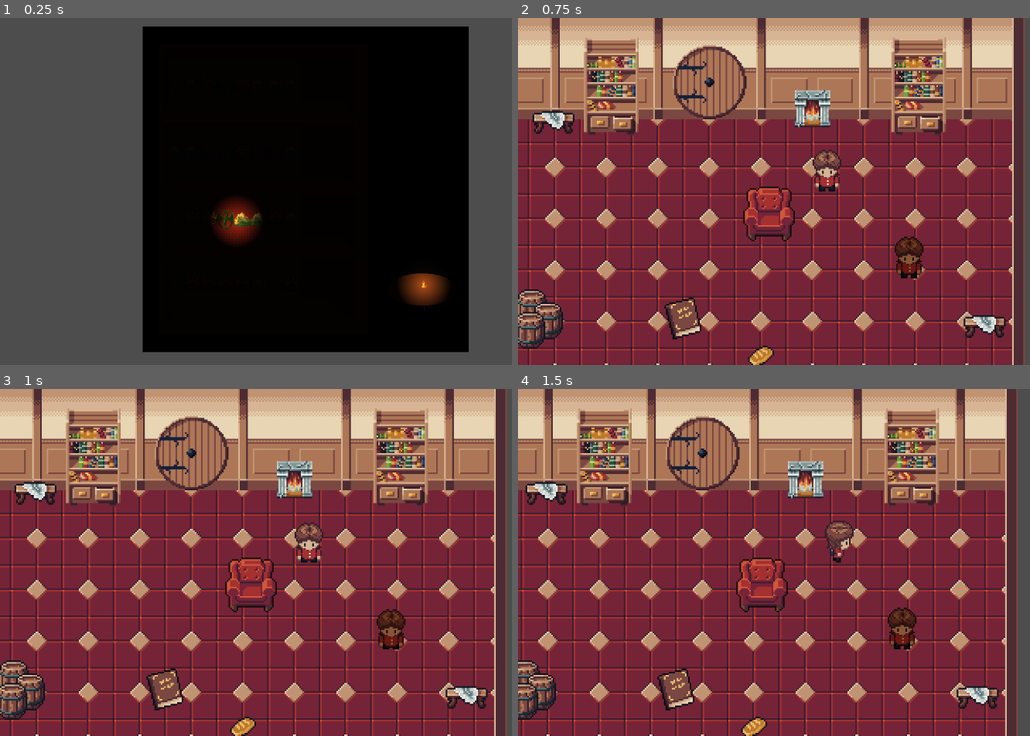
Above: before the commit, frames 1-4 (two rows, left to right).
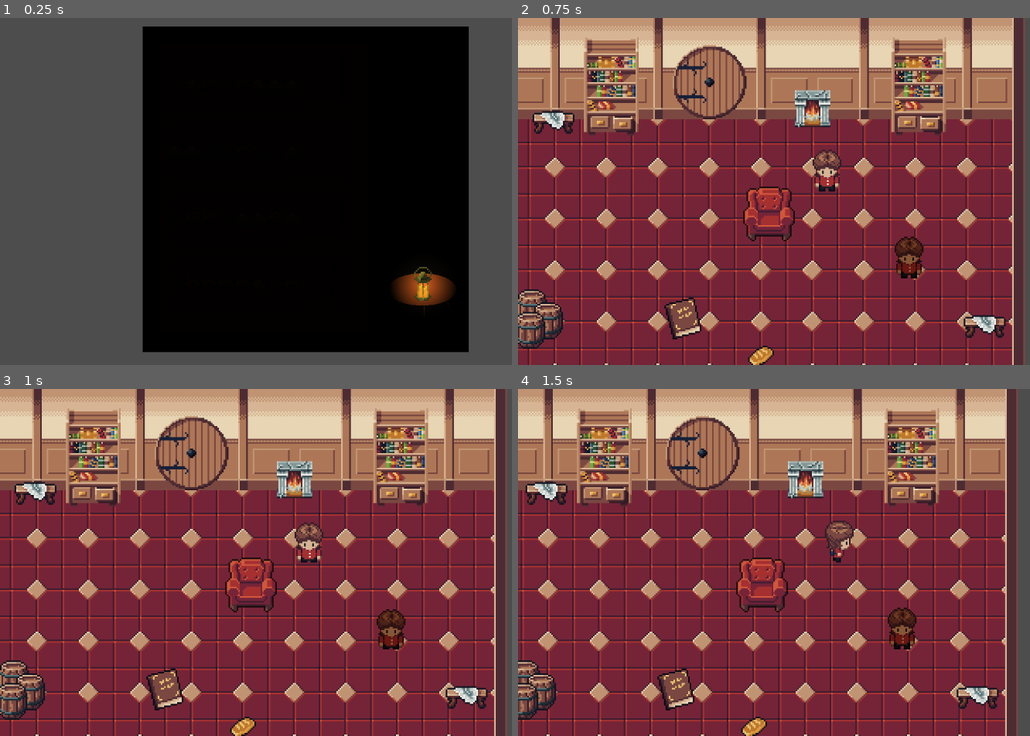
Above: after the commit, the same moments.

Repository: peterakerblom/hoblib
Game: Godot game, scene res://scenes/minigame/books_in_shelf.tscn
The game is run twice, just before and just after one commit, with the same random seed, the same clock (stepped at 60 frames per second) and the same inputs. This scene is started directly instead of the project's main scene.
Inputs (mouse positions are in pixels of both pictures, inside the frame that each line leads up to):
- Up to frame 1 (0.25 s): no input
- Up to frame 2 (0.75 s): click (692, 87) at 0.52 s
- Up to frame 3 (1 s): no input
- Up to frame 4 (1.5 s): move the mouse to (963, 545) at 1.27 s; hold Right (right) from 1.28 s (still down); tap E (interact) at 1.35 s; click (963, 545) at 1.42 s

The runs differ from the first frame. In frame 1, 1.9% of the frame differs, in the area x 41-89%, y 51-86%; in frame 2, nothing differs; in frame 3, nothing differs; in frame 4, nothing differs.

Commit message:
pickup light

Diff:
--- a/scenes/minigame/books_in_shelf.tscn
+++ b/scenes/minigame/books_in_shelf.tscn
@@ -2,12 +2,12 @@
 
 [ext_resource type="Script" uid="uid://btaurpq0smli8" path="res://scripts/minigame/books_in_shelf.gd" id="1_31w8l"]
 [ext_resource type="Texture2D" uid="uid://b2udnghf50le7" path="res://assets/sprites/minigame_shelf_640.png" id="1_gnhes"]
-[ext_resource type="Texture2D" uid="uid://yqna1apixot1" path="res://assets/lantern_32.png" id="2_nxuge"]
 [ext_resource type="PackedScene" uid="uid://ck57qaebauog1" path="res://scenes/minigame/shelf_light_source.tscn" id="4_d00ta"]
 
 [node name="BooksInShelf" type="Control" unique_id=1870269912]
 layout_mode = 3
 anchors_preset = 0
+mouse_filter = 1
 script = ExtResource("1_31w8l")
 
 [node name="MarginContainer2" type="MarginContainer" parent="." unique_id=1166349524]
@@ -21,13 +21,6 @@
 layout_mode = 2
 texture = ExtResource("1_gnhes")
 
-[node name="Lantern32" type="Sprite2D" parent="MarginContainer2/TextureRect" unique_id=493257101]
-visible = false
-texture_filter = 1
-position = Vector2(536, 474)
-scale = Vector2(3.5, 3.5)
-texture = ExtResource("2_nxuge")
-
 [node name="MarginContainer" type="MarginContainer" parent="MarginContainer2" unique_id=1835840000]
 layout_mode = 2
 theme_override_constants/margin_left = 63
@@ -37,10 +30,7 @@
 layout_mode = 2
 
 [node name="CanvasModulate" type="CanvasModulate" parent="." unique_id=1509717559]
-color = Color(0.033153206, 0.023577588, 0.016712895, 1)
+color = Color(0.022446537, 0.016833162, 0.011220141, 1)
 
 [node name="ShelfLightSource" parent="." unique_id=227689962 instance=ExtResource("4_d00ta")]
 position = Vector2(790, 498)
-
-[node name="ShelfLightSource2" parent="." unique_id=971252498 instance=ExtResource("4_d00ta")]
-position = Vector2(441, 379)
--- a/scenes/minigame/shelf_light_source.tscn
+++ b/scenes/minigame/shelf_light_source.tscn
@@ -1,25 +1,29 @@
 [gd_scene format=3 uid="uid://ck57qaebauog1"]
 
-[ext_resource type="Texture2D" uid="uid://bltk8mvpjhyri" path="res://assets/candle_16.png" id="1_2cyor"]
+[ext_resource type="Texture2D" uid="uid://yqna1apixot1" path="res://assets/lantern_32.png" id="1_63yqq"]
+[ext_resource type="Script" uid="uid://b05urocrpaes1" path="res://scripts/minigame/shelf_light_source.gd" id="1_v7ii7"]
 [ext_resource type="Texture2D" uid="uid://b4rsck2tc0h0b" path="res://assets/other/2d_lights_and_shadows_neutral_point_light.bBSkWal0.webp" id="2_63yqq"]
 
 [sub_resource type="RectangleShape2D" id="RectangleShape2D_ynxr4"]
-size = Vector2(5, 13)
+size = Vector2(33, 63)
 
-[node name="ShelfLightSource" type="Node2D" unique_id=227689962]
-
-[node name="Area2D" type="Area2D" parent="." unique_id=2136580027]
-
-[node name="Sprite2D" type="Sprite2D" parent="Area2D" unique_id=1488891090]
-texture_filter = 1
-texture = ExtResource("1_2cyor")
-
-[node name="CollisionShape2D" type="CollisionShape2D" parent="Area2D" unique_id=1815109757]
-position = Vector2(-0.5, -0.5)
-shape = SubResource("RectangleShape2D_ynxr4")
+[node name="ShelfLightSource" type="Area2D" unique_id=968210745]
+script = ExtResource("1_v7ii7")
 
 [node name="PointLight2D" type="PointLight2D" parent="." unique_id=1574923922]
 color = Color(1, 0.7490196, 0.27058825, 0.7058824)
-energy = 2.0
+energy = 2.5
 texture = ExtResource("2_63yqq")
-texture_scale = 0.4
+texture_scale = 0.5
+
+[node name="Sprite2D" type="Sprite2D" parent="." unique_id=1488891090]
+texture_filter = 1
+scale = Vector2(3, 3)
+texture = ExtResource("1_63yqq")
+
+[node name="CollisionShape2D" type="CollisionShape2D" parent="." unique_id=1815109757]
+position = Vector2(-1.5, -1.5)
+shape = SubResource("RectangleShape2D_ynxr4")
+
+[connection signal="input_event" from="." to="." method="_on_input_event"]
+[connection signal="is_droped" from="." to="." method="_on_is_droped"]
--- a/scripts/minigame/books_in_shelf.gd
+++ b/scripts/minigame/books_in_shelf.gd
@@ -3,12 +3,14 @@
 signal book_selected(genre)
 
 @onready var v_box: VBoxContainer = $MarginContainer2/MarginContainer/VBoxContainer
+@onready var shelf_light_source: Node2D = $ShelfLightSource
 
 #var shelf_book = preload("res://scenes/minigame/shelf_book.tscn")
 var shelf_book = preload("res://scenes/minigame/shelf_book_btn.tscn")
 var target_genre: String = "dragon"
 
 func _ready() -> void:
+	self.connect("is_droped", Callable(self, "_on_light_source_droped"))
 	for level in range(4):
 		var shelf_container: MarginContainer = MarginContainer.new()
 		shelf_container.add_theme_constant_override("margin_top", 5)
@@ -42,3 +44,6 @@
 		emit_signal("book_selected", selected_genre)
 		queue_free()
 		get_tree().change_scene_to_file("res://scenes/level.tscn")
+
+func _on_light_source_droped(is_droped: bool):
+	print("DROPED")
--- /dev/null
+++ b/scripts/minigame/shelf_light_source.gd
@@ -0,0 +1,26 @@
+extends Node2D
+
+var is_picked_up: bool = false
+var mouse_entered: bool = false
+signal is_droped
+@onready var area_2d: Area2D = $Area2D
+
+func _ready() -> void:
+	pass
+
+func _process(_delta: float) -> void:
+	if is_picked_up:
+		global_position = get_global_mouse_position()
+
+func _on_input_event(viewport: Node, event: InputEvent, shape_idx: int) -> void:
+	if event is InputEventMouseButton:
+		if event.button_index == MOUSE_BUTTON_LEFT and event.pressed:
+			_is_clicked()
+
+func _is_clicked():
+	is_picked_up = not is_picked_up
+	if not is_picked_up:
+		_on_is_droped()
+
+func _on_is_droped() -> void:
+	emit_signal("is_droped", true)
Not shown, added: scripts/minigame/shelf_light_source.gd.uid
